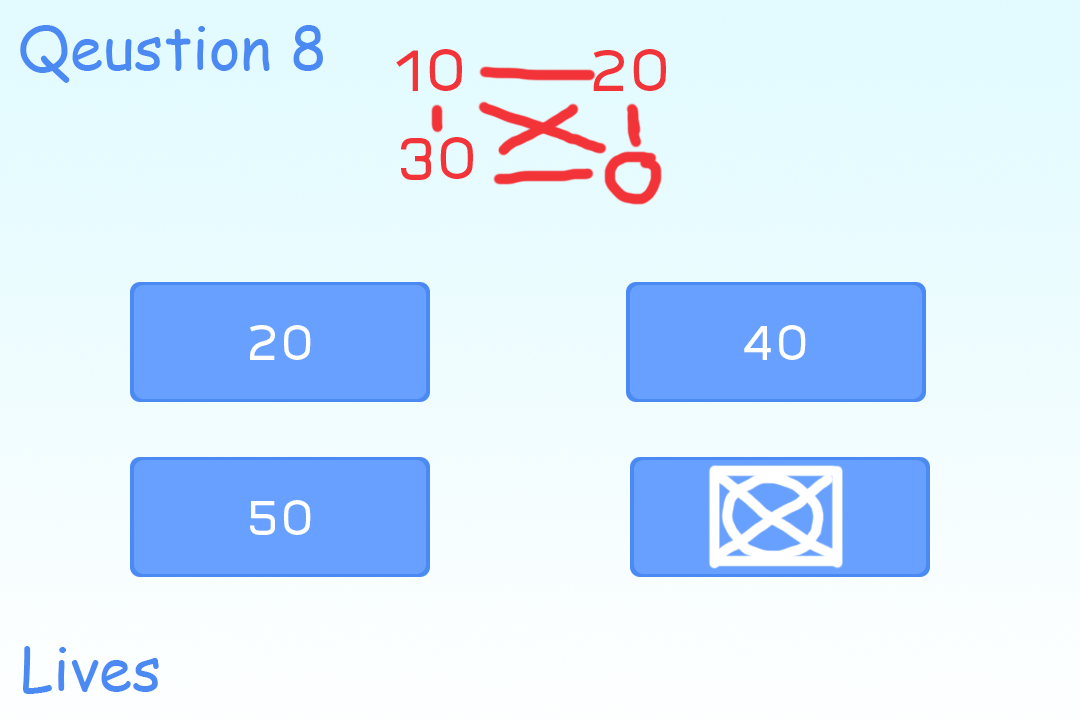
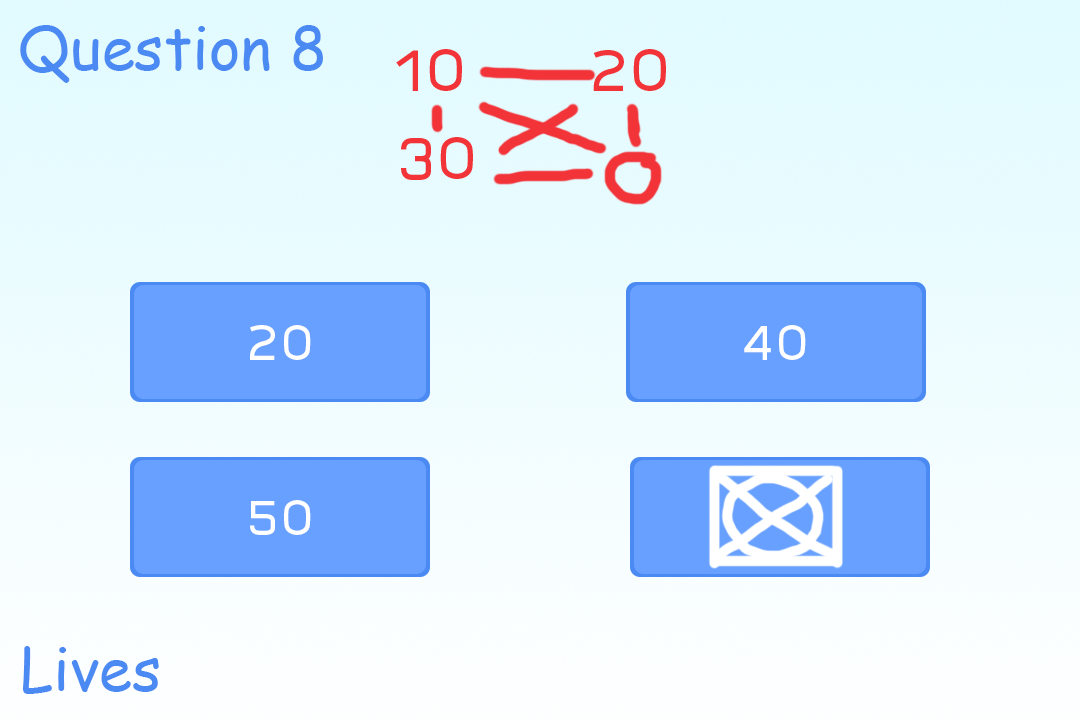
Layers edited between the first and the second 1080×720 image:
renamed "Qeustion 8" to "Question 8", painted on it over [72, 39, 134, 71]
